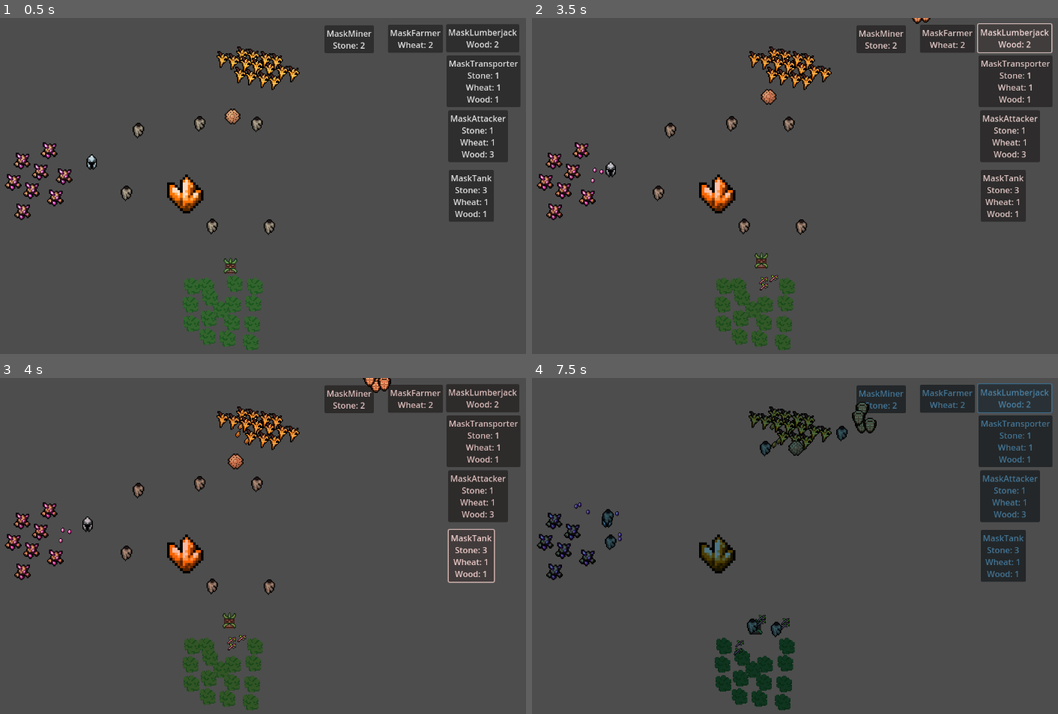
Above: before the commit, frames 1-4 (two rows, left to right).
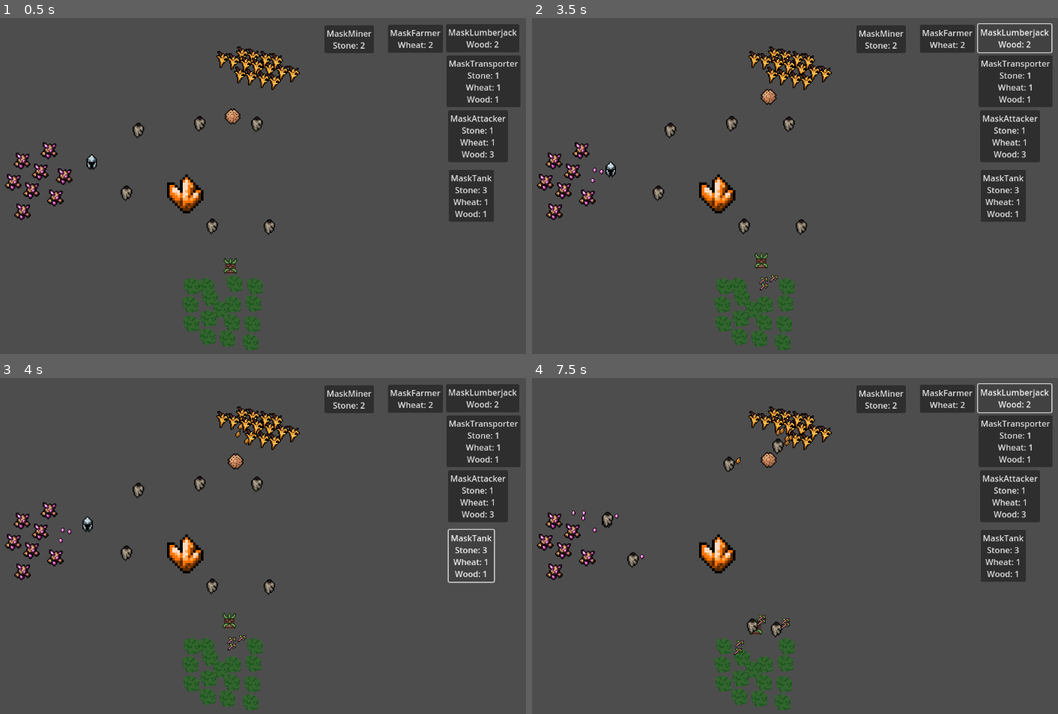
Above: after the commit, the same moments.

Repository: Kayno0o/gwj-86-godot
Game: Godot game, scene res://stages/game/game.tscn
Same seed, same stepped clock (60 frames per second), same inputs: the game is played once before the commit and once after it.
Inputs:
- Up to frame 1 (0.5 s): no input
- Up to frame 2 (3.5 s): click "MaskTransporter Stone: 1 Whea…" at 0.5 s; click "MaskAttacker Stone: 1 Wheat: …" at 1.25 s; click "MaskFarmer Wheat: 2" at 2 s; click "MaskLumberjack Wood: 2" at 2.75 s
- Up to frame 3 (4 s): click "MaskTank Stone: 3 Wheat: 1 Wo…" at 3.5 s
- Up to frame 4 (7.5 s): click "MaskMiner Stone: 2" at 4.25 s; click "MaskTransporter Stone: 1 Whea…" at 5 s; click "MaskAttacker Stone: 1 Wheat: …" at 5.75 s; click "MaskFarmer Wheat: 2" at 6.5 s; click "MaskLumberjack Wood: 2" at 7.25 s

Frame 1 is identical in both runs. In frame 2, 0.5% of the frame differs, in the area x 1-99%, y 0-80%; in frame 3, 1.4%; in frame 4, 5.8%, in the area x 1-100%, y 1-99%.

Commit message:
Last push before full merge
Will try to merge from main and link everything together before next push

Diff:
--- a/entities/mask/mask_blue/mask_blue.tscn
+++ b/entities/mask/mask_blue/mask_blue.tscn
@@ -8,4 +8,5 @@
 entity_name = "Blue Tank"
 
 [node name="Sprite" parent="." index="1"]
+scale = Vector2(1, 1)
 sprite_frames = ExtResource("2_542vy")
--- a/entities/mask/mask_red/mask_red.tscn
+++ b/entities/mask/mask_red/mask_red.tscn
@@ -9,4 +9,5 @@
 health = 10.0
 
 [node name="Sprite" parent="." index="1"]
+scale = Vector2(1, 1)
 sprite_frames = ExtResource("2_oj8or")
--- a/props/totem/minitotem.gd
+++ b/props/totem/minitotem.gd
@@ -25,7 +25,6 @@
 func _ready() -> void:
 	var mask_instance = mask_to_invok.instantiate()
 	mask_name = Enum.EntityType.find_key(mask_instance.type)
-	print(mask_name + "<<<<<<<<<<------------------ ICI")
 
 func spawn() -> void:
 	var mask_instance = mask_to_invok.instantiate()
--- a/scripts/DayNightCycle.gd
+++ b/scripts/DayNightCycle.gd
@@ -8,10 +8,10 @@
 #endregion
 
 #region var
+var day_lenght : float
 #endregion
 
 #region @export
-@export var day_lenght : float = 5.0
 @export var time_to_switch : float
 @export var time_curve : Curve
 @export var time_curve_reversed : Curve
@@ -43,6 +43,7 @@
 #region _ready / _process
 # Setup la curve, et active le timer pour la durée "day_lenght"
 func _ready() -> void:
+	day_lenght = get_parent().day_lenght
 	time_curve.max_domain = time_to_switch
 	time_curve.add_point(Vector2(time_to_switch, 1),0,0,Curve.TANGENT_FREE,Curve.TANGENT_FREE)
 	time_curve_reversed.max_domain = time_to_switch
--- a/scripts/GameMaster.gd
+++ b/scripts/GameMaster.gd
@@ -7,6 +7,7 @@
 #region @Export
 @export var difficulty : int = 1 # Augmente chaque matin
 @export var map_size : Array[Vector2] # connecte chaque point au precedent et le dernier au premier
+@export var day_lenght : float # durée de la journée en SECONDE
 #endregion
 
 #region Signals
--- a/stages/game/game.tscn
+++ b/stages/game/game.tscn
@@ -175,3 +175,4 @@
 position = Vector2(246, 306)
 
 [node name="GameMaster" parent="." instance=ExtResource("11_51ysb")]
+day_lenght = 60.0
--- a/stages/gamemaster/gamemaster.tscn
+++ b/stages/gamemaster/gamemaster.tscn
@@ -26,7 +26,6 @@
 
 [node name="DayNightCycler" type="CanvasModulate" parent="."]
 script = ExtResource("2_tdqy3")
-day_lenght = 0.5
 time_to_switch = 10.0
 time_curve = SubResource("Curve_5powy")
 time_curve_reversed = SubResource("Curve_j6wwd")
Not shown: 1 places in stages/gamemaster/gamemaster.tscn that only renumber resources
